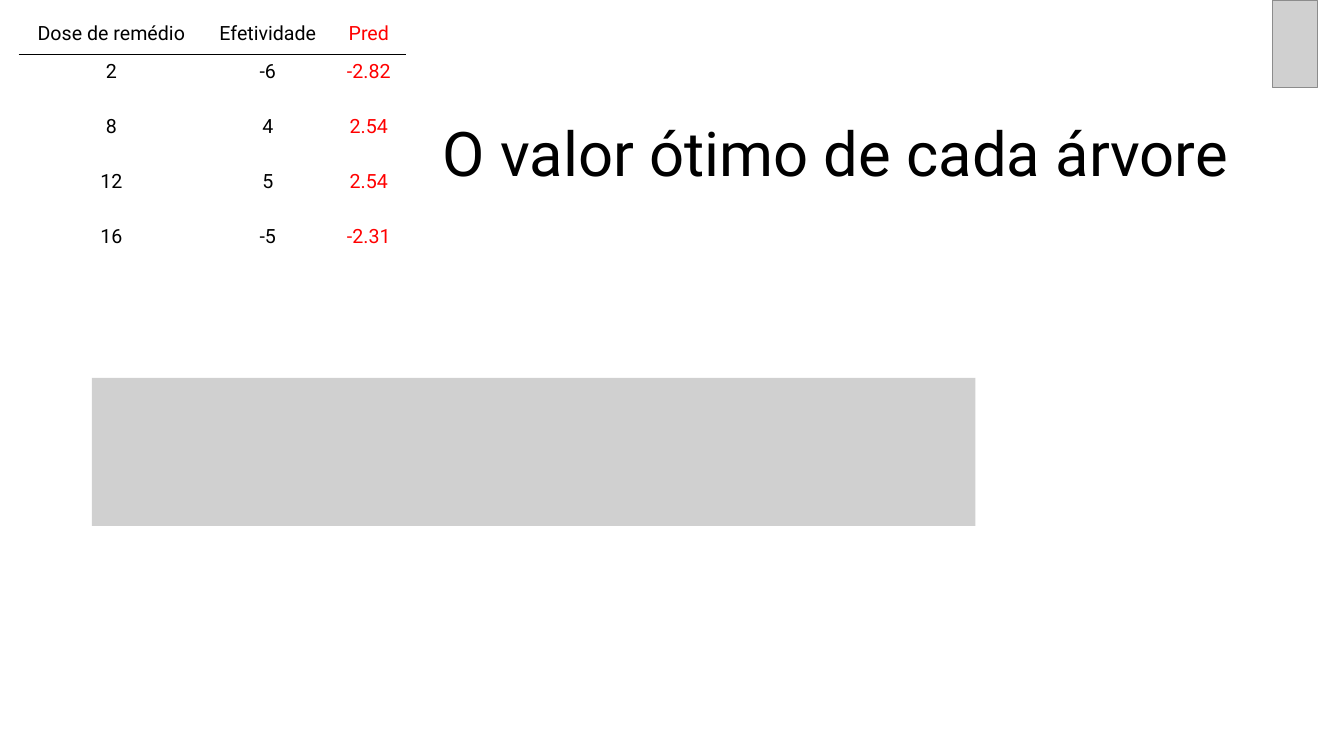
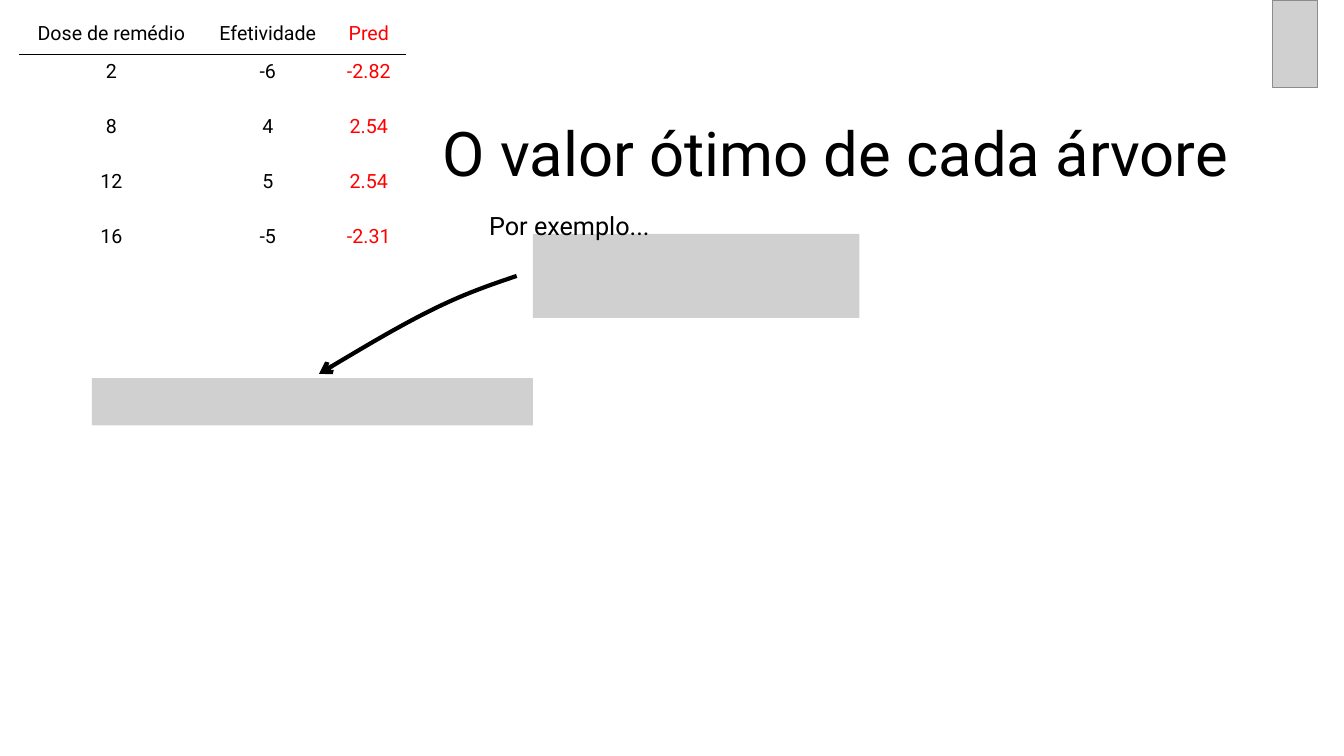
Before and after one commit to curso-r/202005-xgboost, a slide deck: slide 34 of slides/slides_xgb_teoria_e_passo_a_passo.pptx (slide 33 before the commit). Drawn at 1344x756 pixels with LibreOffice and Linux fonts; fonts in the diff are those of the drawing; grey boxes stand for pictures. Boxes give left, top, right and bottom in pixels: in the first picture for what was removed or moved away, otherwise in the second. Text is boxed around its words. In the diff, an @@ line names an element or a change of style, - is before the commit and + after.

```diff
--- a/slides/slides_xgb_teoria_e_passo_a_passo.pptx
+++ b/slides/slides_xgb_teoria_e_passo_a_passo.pptx
@@ text added at (489,216,650,241), 18 pt, text #000000 @@
+Por exemplo...
@@ picture added at (533,234,860,318) @@
@@ freeform shape added at (320,276,517,374), outline #000000 3 pt @@
@@ picture removed at (92,378,976,526) @@
@@ picture added at (92,378,533,425) @@
```
Also in this commit, not shown: 17 other slides changed, 1 other file.
